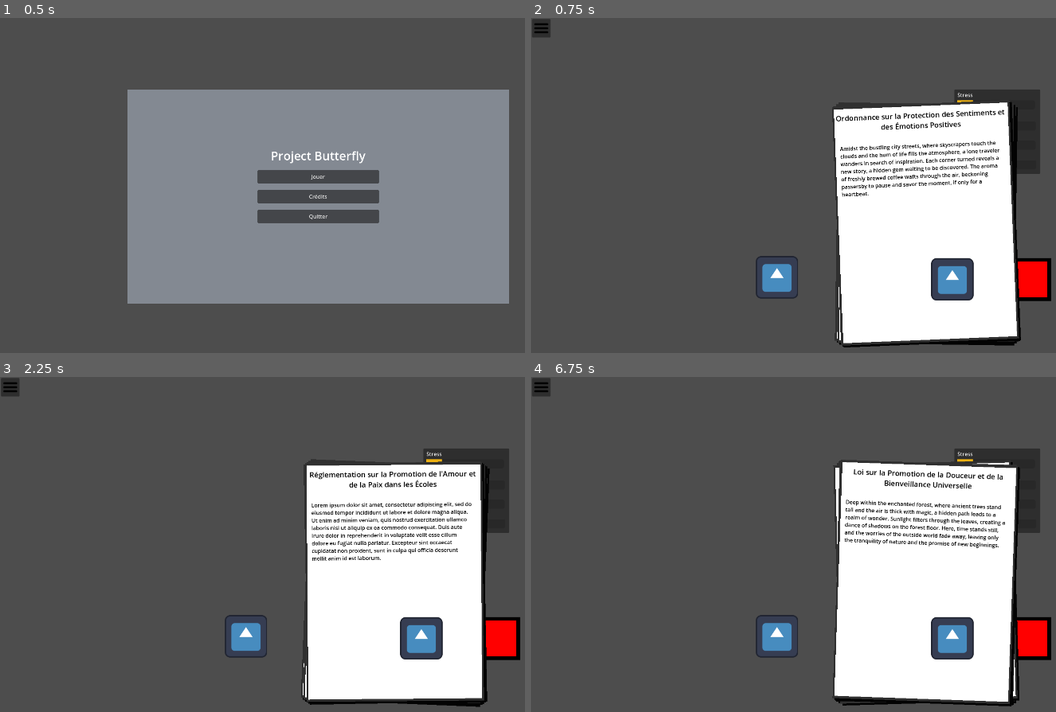
Above: before the commit, frames 1-4 (two rows, left to right).
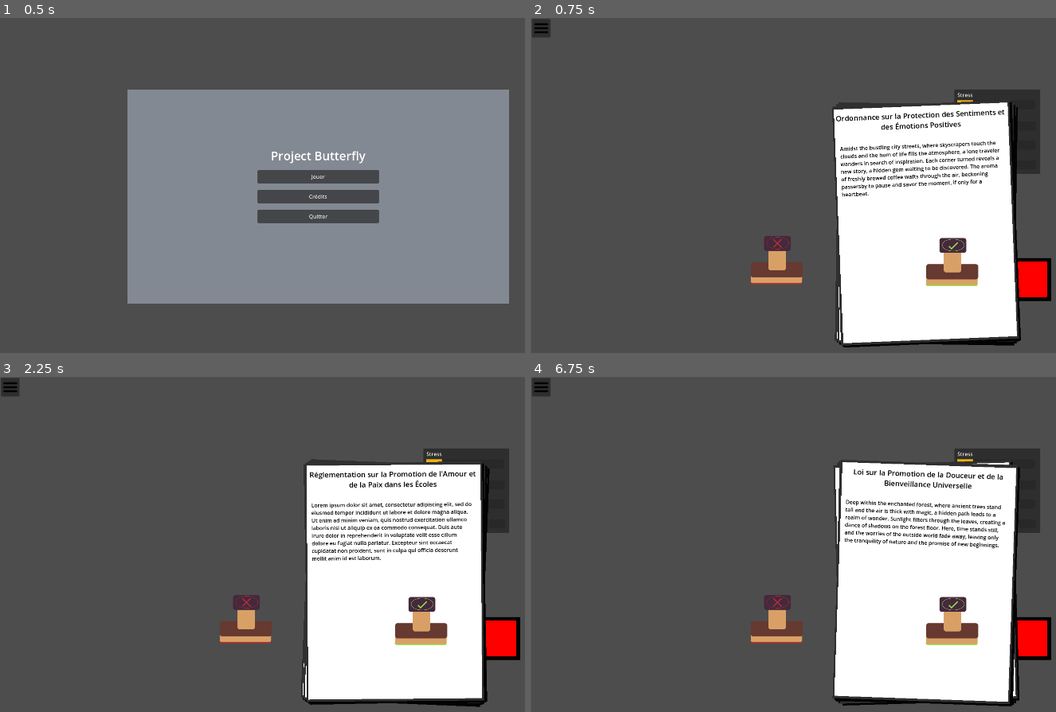
Above: after the commit, the same moments.

Repository: Shiro-zero/projecbutterfly
Game: Godot game, scene res://Menu.tscn
Same seed, same stepped clock (60 frames per second), same inputs: the game is played once before the commit and once after it. The engine's default icon, where the game draws it, is replaced by a stand-in: a white triangle on a blue panel in a dark square.
Inputs (mouse positions are in pixels of both pictures, inside the frame that each line leads up to):
- Up to frame 1 (0.5 s): no input
- Up to frame 2 (0.75 s): click "Jouer" at 0.5 s
- Up to frame 3 (2.25 s): click (10, 387) at 1.25 s; click "Jouer" at 2 s
- Up to frame 4 (6.75 s): click (541, 387) at 2.75 s; click "Crédits" at 3.5 s; click "Revenir" at 4.25 s; click "Crédits" at 5 s; click "Revenir" at 5.75 s; click "Jouer" at 6.5 s

Frame 1 is identical in both runs. In frame 2, 2.6% of the frame differs, in the area x 41-86%, y 65-85%; in frame 3, 2.6%; in frame 4, 2.6%.

Commit message:
added stamp

Diff:
--- a/assets/stamp/stamp.gd
+++ b/assets/stamp/stamp.gd
@@ -5,14 +5,22 @@
 var refused_mark = preload ("res://assets/stamp/refused_mark.tscn")
 var is_charged = true
 
+func _ready():
+	if is_accepted_stamp:
+		$Sprite2D.texture=load("res://assets/stamp/stamp.png")
+	else:
+		$Sprite2D.texture= load("res://assets/stamp/stampx.png")
 
 func stamp(feuille):
 	if is_charged:
 		var mark = null
 		if is_accepted_stamp:
 			mark = accepted_mark.instantiate()
+			$Sprite2D.texture=load("res://assets/stamp/stamp.png")
 		else:
 			mark = refused_mark.instantiate()
+			$Sprite2D.texture= load("res://assets/stamp/stampx.png")
+
 		feuille.add_child(mark)
 		mark.global_position = global_position
 		feuille.is_accepted = is_accepted_stamp
--- a/assets/stamp/stamp.tscn
+++ b/assets/stamp/stamp.tscn
@@ -1,10 +1,10 @@
 [gd_scene load_steps=4 format=3 uid="uid://dkkg7ud4bqi17"]
 
 [ext_resource type="Script" uid="uid://cmfc5h62o4ji6" path="res://assets/stamp/stamp.gd" id="1_yolnc"]
-[ext_resource type="Texture2D" uid="uid://cojrg57s6gtrw" path="res://icon.svg" id="2_4ti1n"]
+[ext_resource type="Texture2D" uid="uid://bcv2gi131dama" path="res://assets/stamp/stamp.png" id="2_yolnc"]
 
 [sub_resource type="RectangleShape2D" id="RectangleShape2D_pkg7o"]
-size = Vector2(127, 124)
+size = Vector2(163, 155)
 
 [node name="Stamp" type="Node2D" groups=["stamp"]]
 z_index = 4096
@@ -13,10 +13,12 @@
 hover_z_index = 999999999
 
 [node name="Sprite2D" type="Sprite2D" parent="."]
-texture = ExtResource("2_4ti1n")
+position = Vector2(4, -67)
+texture = ExtResource("2_yolnc")
 
 [node name="Area2D" type="Area2D" parent="."]
+position = Vector2(4, -67)
 
 [node name="CollisionShape2D" type="CollisionShape2D" parent="Area2D"]
-position = Vector2(-0.5, 0)
+position = Vector2(-3.5, 11.5)
 shape = SubResource("RectangleShape2D_pkg7o")
Binary file added: assets/stamp/stamp.png
Not shown, added: assets/stamp/stamp.png.import
Binary file added: assets/stamp/stampx.png
Not shown, added: assets/stamp/stampx.png.import
Not shown: 1 places in world.tscn that only renumber resources
